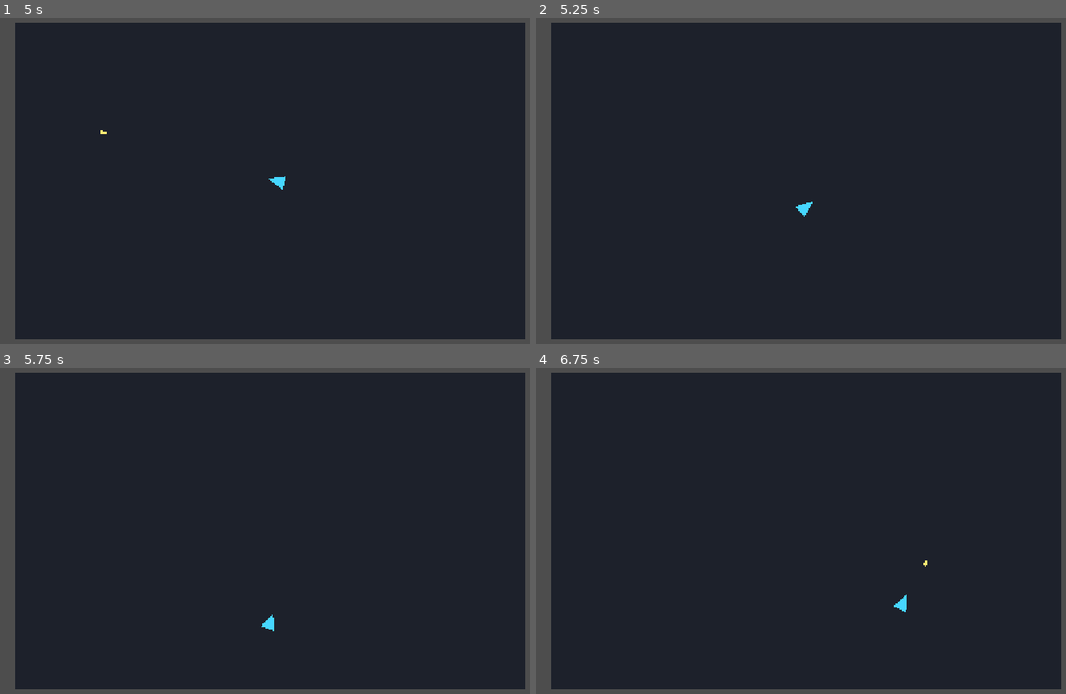
Above: before the commit, frames 1-4 (two rows, left to right).
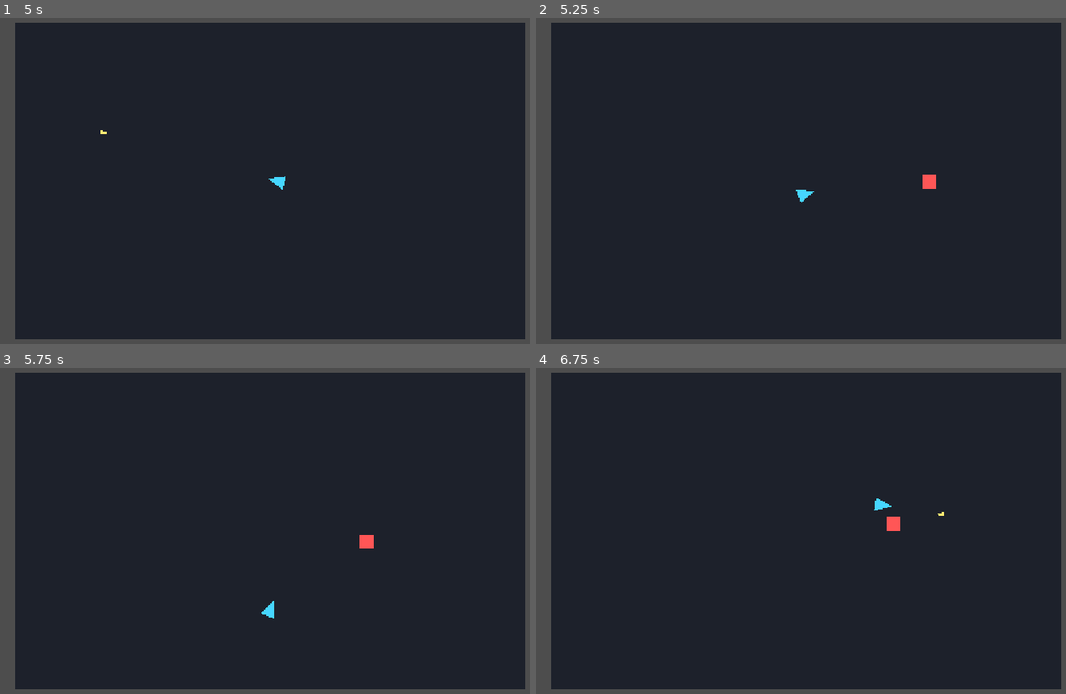
Above: after the commit, the same moments.

Repository: Dexter2099/GunMaxx
Game: Godot game, scene res://scenes/Main.tscn
Two runs of this game, one before a commit and one after it. Both use one fixed random seed, a clock stepped at 60 frames per second and the inputs below.
Inputs (mouse positions are in pixels of both pictures, inside the frame that each line leads up to):
- Up to frame 1 (5 s): move the mouse to (408, 164) at 0.52 s; hold Right (ui_right) 0.53-1.28 s; click (408, 164) at 0.6 s; move the mouse to (143, 197) at 1.27 s; hold Down (ui_down) 1.28-2.03 s; click (143, 197) at 1.35 s; move the mouse to (333, 102) at 2.02 s; hold Right (ui_right) 2.03-2.78 s; click (333, 102) at 2.1 s; move the mouse to (238, 252) at 2.77 s; hold Up (ui_up) 2.78-3.53 s; click (238, 252) at 2.85 s; move the mouse to (461, 233) at 3.52 s; hold Left (ui_left) from 3.53 s (still down); click (461, 233) at 3.6 s; move the mouse to (79, 128) at 4.27 s; click (79, 128) at 4.35 s
- Up to frame 2 (5.25 s): move the mouse to (838, 181) at 5.02 s; release Left (ui_left) at 5.03 s; hold Down (ui_down) from 5.03 s (still down); click (838, 181) at 5.1 s
- Up to frame 3 (5.75 s): keep holding Down (ui_down)
- Up to frame 4 (6.75 s): move the mouse to (710, 442) at 5.77 s; release Down (ui_down) at 5.78 s; hold Right (ui_right) 5.78-6.53 s; click (710, 442) at 5.85 s; move the mouse to (944, 514) at 6.52 s; hold Up (ui_up) from 6.53 s (still down); click (944, 514) at 6.6 s

Frame 1 is identical in both runs. In frame 2, 0.2% of the frame differs, in the area x 49-76%, y 48-61%; in frame 3, 0.2%; in frame 4, 0.3%, in the area x 63-77%, y 40-75%.

Commit message:
Add player damage, death, and fast scene restart loop

Diff:
--- a/game/scripts/enemy.gd
+++ b/game/scripts/enemy.gd
@@ -1,13 +1,20 @@
 extends CharacterBody2D
 
 @export var move_speed: float = 120.0
+@export var contact_damage: int = 1
+@export var contact_damage_interval: float = 0.4
+@export var contact_range: float = 28.0
 
 var player: Node2D
+var contact_damage_cooldown_left: float = 0.0
 
 func _ready() -> void:
 	player = get_tree().get_first_node_in_group("player") as Node2D
 
-func _physics_process(_delta: float) -> void:
+func _physics_process(delta: float) -> void:
+	if contact_damage_cooldown_left > 0.0:
+		contact_damage_cooldown_left -= delta
+
 	if player == null or not is_instance_valid(player):
 		player = get_tree().get_first_node_in_group("player") as Node2D
 		velocity = Vector2.ZERO
@@ -21,6 +28,21 @@
 		velocity = Vector2.ZERO
 
 	move_and_slide()
+	try_contact_damage()
+
+func try_contact_damage() -> void:
+	if player == null or not is_instance_valid(player):
+		return
+
+	if contact_damage_cooldown_left > 0.0:
+		return
+
+	if global_position.distance_to(player.global_position) > contact_range:
+		return
+
+	if player.has_method("take_damage"):
+		player.take_damage(contact_damage)
+		contact_damage_cooldown_left = contact_damage_interval
 
 func die() -> void:
 	queue_free()
--- a/game/scripts/main.gd
+++ b/game/scripts/main.gd
@@ -1,6 +1,7 @@
 extends Node2D
 
 @onready var camera: Camera2D = $Player/Camera2D
+@onready var player: CharacterBody2D = $Player
 
 const ROOM_SIZE := Vector2(1024, 640)
 
@@ -10,3 +11,9 @@
 	camera.limit_top = int(-half.y)
 	camera.limit_right = int(half.x)
 	camera.limit_bottom = int(half.y)
+
+	if player.has_signal("died"):
+		player.died.connect(_on_player_died)
+
+func _on_player_died() -> void:
+	get_tree().reload_current_scene()
--- a/game/scripts/player.gd
+++ b/game/scripts/player.gd
@@ -1,17 +1,28 @@
 extends CharacterBody2D
+
+signal died
 
 @export var move_speed: float = 260.0
 @export var fire_cooldown: float = 0.2
 @export var bullet_spawn_distance: float = 24.0
+@export var max_health: int = 5
 
 const BULLET_SCENE := preload("res://scenes/Bullet.tscn")
 
 var fire_cooldown_left: float = 0.0
+var health: int
+var is_dead: bool = false
 
 func _ready() -> void:
 	add_to_group("player")
+	health = max_health
 
 func _physics_process(delta: float) -> void:
+	if is_dead:
+		velocity = Vector2.ZERO
+		move_and_slide()
+		return
+
 	var input_vector := Vector2(
 		Input.get_action_strength("ui_right") - Input.get_action_strength("ui_left"),
 		Input.get_action_strength("ui_down") - Input.get_action_strength("ui_up")
@@ -41,3 +52,21 @@
 	var spawn_position := global_position + aim_direction * bullet_spawn_distance
 	bullet.setup(spawn_position, aim_direction)
 	get_tree().current_scene.add_child(bullet)
+
+func take_damage(amount: int) -> void:
+	if is_dead:
+		return
+
+	health = max(health - amount, 0)
+	if health == 0:
+		die()
+
+func die() -> void:
+	if is_dead:
+		return
+
+	is_dead = true
+	set_physics_process(false)
+	set_process(false)
+	$CollisionShape2D.set_deferred("disabled", true)
+	died.emit()
